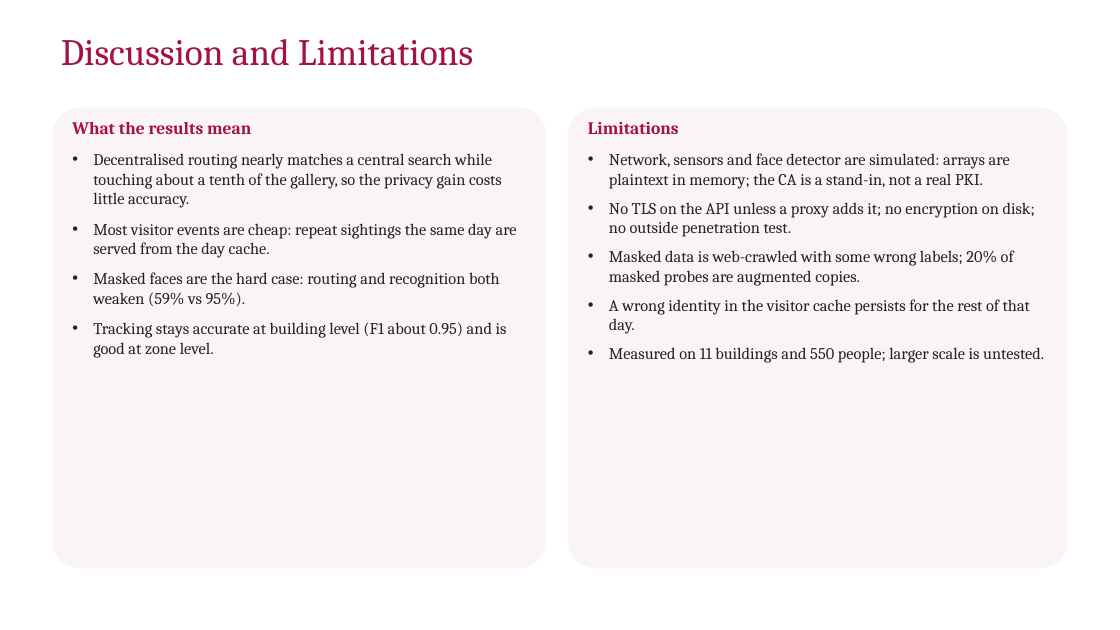
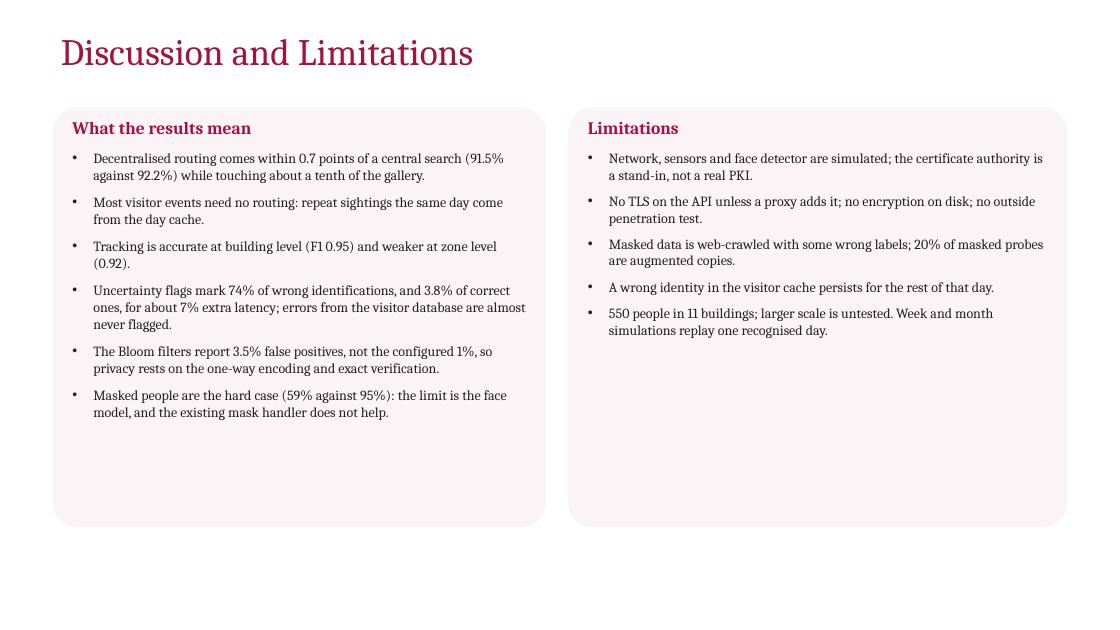
Before and after one commit to yadhu-vipin/Occupant_Tracking_v2, a slide deck: slide 19 of final_review/S7_Final_Review_Group_C3.pptx (slide 24 before the commit). Drawn at 1120x630 pixels with LibreOffice and Linux fonts; fonts in the diff are those of the drawing; background and template pictures are left out. Boxes give left, top, right and bottom in pixels: in the first picture for what was removed or moved away, otherwise in the second. Text is boxed around its words. In the diff, an @@ line names an element or a change of style, - is before the commit and + after.

```diff
--- a/final_review/S7_Final_Review_Group_C3.pptx
+++ b/final_review/S7_Final_Review_Group_C3.pptx
@@ rounded rectangle: place and size @@
-rounded rectangle at (52,108,546,569)
+rounded rectangle at (52,108,546,528)
@@ rounded rectangle: place and size @@
-rounded rectangle at (568,108,1067,569)
+rounded rectangle at (568,108,1067,528)
@@ text at (93,153,525,420): text changed; size 14 to 12 pt @@
-• Decentralised routing nearly matches a central search while touching about a tenth of the gallery, so the privacy gain costs little accuracy.
-• Most visitor events are cheap: repeat sightings the same day are served from the day cache.
-• Masked faces are the hard case: routing and recognition both weaken (59% vs 95%).
-• Tracking stays accurate at building level (F1 about 0.95) and is good at zone level.
+• Decentralised routing comes within 0.7 points of a central search (91.5% against 92.2%) while touching about a tenth of the gallery.
+• Most visitor events need no routing: repeat sightings the same day come from the day cache.
+• Tracking is accurate at building level (F1 0.95) and weaker at zone level (0.92).
+• Uncertainty flags mark 74% of wrong identifications, and 3.8% of correct ones, for about 7% extra latency; errors from the visitor database are almost never flagged.
+• The Bloom filters report 3.5% false positives, not the configured 1%, so privacy rests on the one-way encoding and exact verification.
+• Masked people are the hard case (59% against 95%): the limit is the face model, and the existing mask handler does not help.
@@ text at (609,153,1043,182): text changed; size 14 to 12 pt @@
-• Network, sensors and face detector are simulated: arrays are plaintext in memory; the CA is a stand-in, not a real PKI.
+• Network, sensors and face detector are simulated; the certificate authority is a stand-in, not a real PKI.
@@ text at (609,196,1043,295): size 14 to 12 pt in "No TLS on the API unless a ...", "Masked data is web-crawled with some wrong ...", "A wrong identity in the visitor cache ..." @@
@@ text at (609,308,993,338): text changed; size 14 to 12 pt @@
-• Measured on 11 buildings and 550 people; larger scale is untested.
+• 550 people in 11 buildings; larger scale is untested. Week and month simulations replay one recognised day.
```
Also in this commit, not shown: 10 other slides changed, 5 slides removed, 2 other files.
